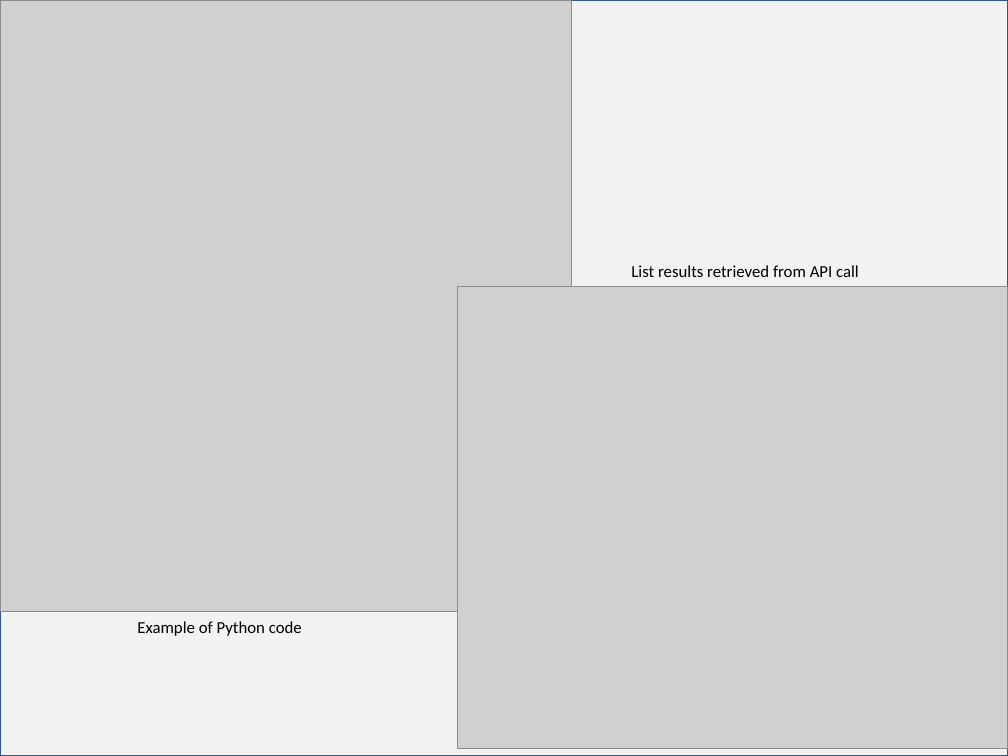
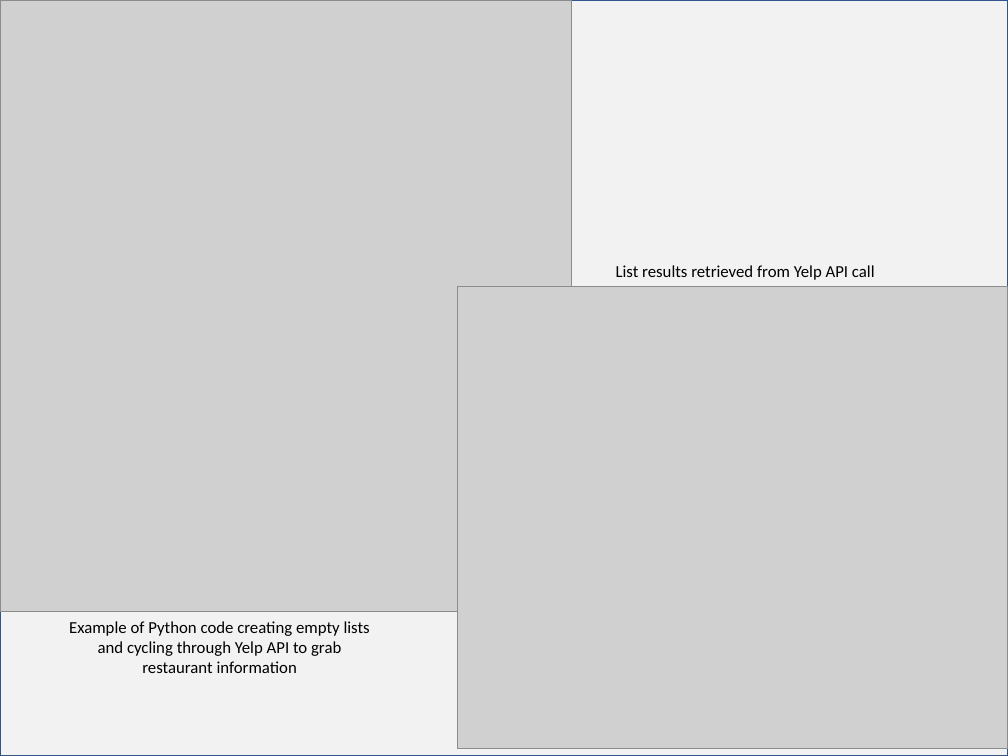
Before and after one commit to abrahambenaim/ETL-Project, a slide deck: slide 5 of ETL Project - CHAMPS.pptx. Drawn at 1008x756 pixels with LibreOffice and Linux fonts; fonts in the diff are those of the drawing; grey boxes stand for pictures. Boxes give left, top, right and bottom in pixels: in the first picture for what was removed or moved away, otherwise in the second. Text is boxed around its words. In the diff, an @@ line names an element or a change of style, - is before the commit and + after.

Commit message:
minor edit to ppt

```diff
--- a/ETL Project - CHAMPS.pptx
+++ b/ETL Project - CHAMPS.pptx
@@ text at bbox=[616, 265, 875, 280]: text changed @@
-List results retrieved from API call
+List results retrieved from Yelp API call
@@ text at bbox=[69, 621, 370, 673]: text changed @@
-Example of Python code
+Example of Python code creating empty lists and cycling through Yelp API to grab restaurant information
```
Also in this commit, not shown: 3 other slides changed.
